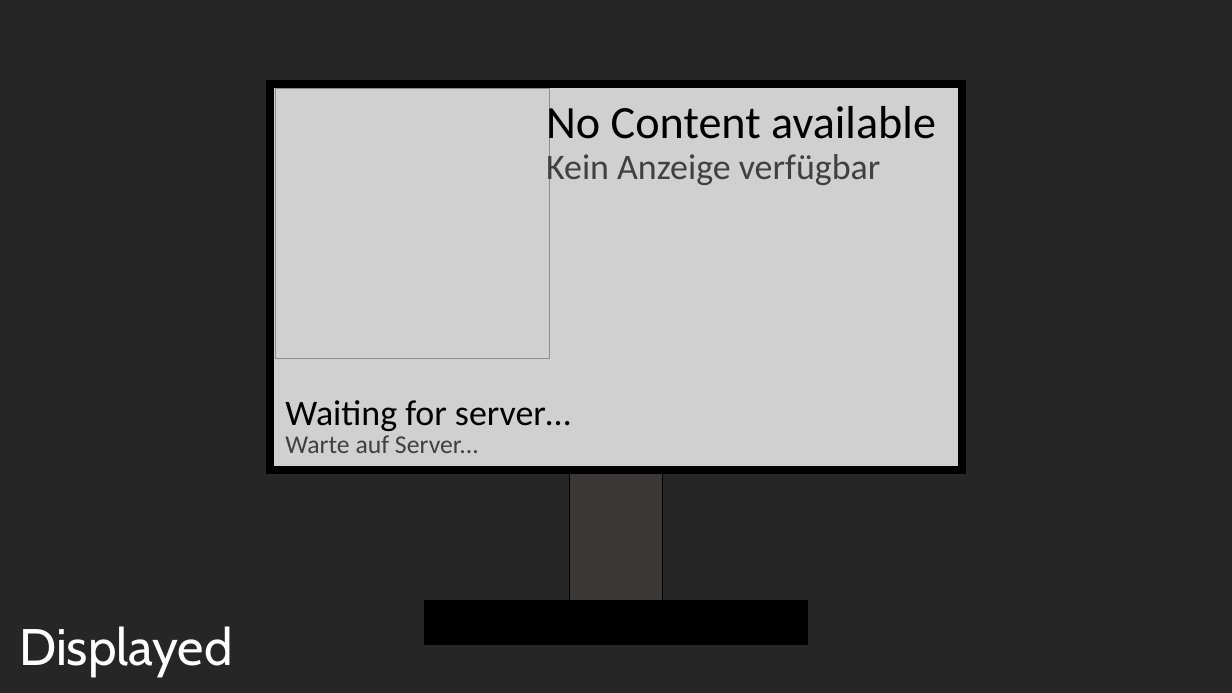
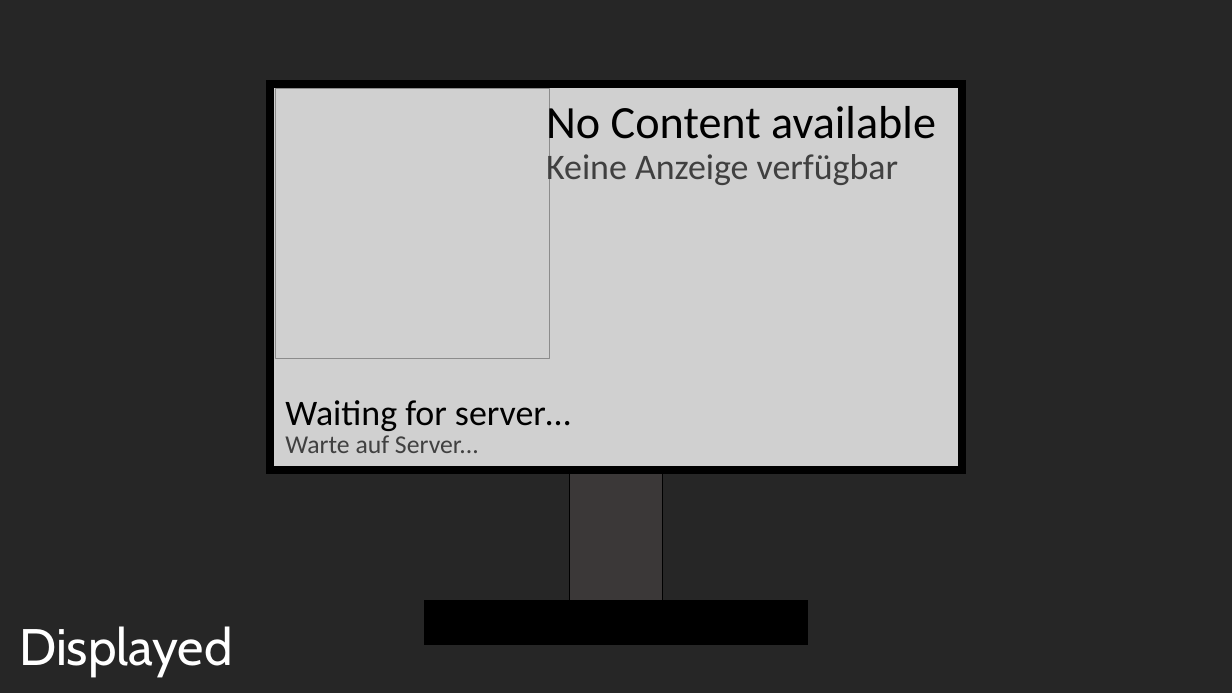
Before and after one commit to TechnikKEG-User/Displayed, a slide deck: slide 1 of icons/displays.pptx. Drawn at 1232x693 pixels with LibreOffice and Linux fonts; fonts in the diff are those of the drawing; grey boxes stand for pictures. Boxes give left, top, right and bottom in pixels: in the first picture for what was removed or moved away, otherwise in the second. Text is boxed around its words. In the diff, an @@ line names an element or a change of style, - is before the commit and + after.

```diff
--- a/icons/displays.pptx
+++ b/icons/displays.pptx
@@ text at [546, 149, 898, 188]: text changed @@
-Kein Anzeige verfügbar
+Keine Anzeige verfügbar
```
Also in this commit, not shown: 3 other files.
